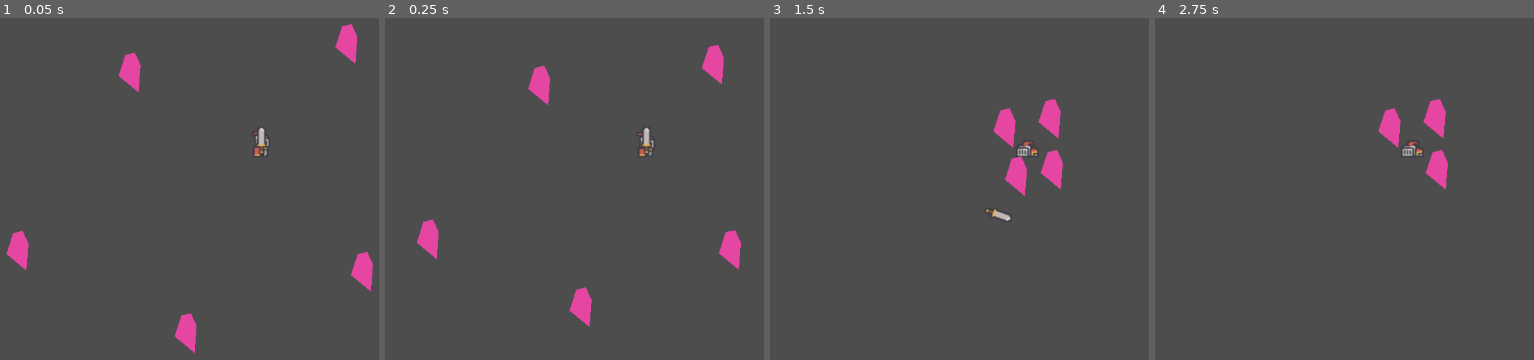
Above: before the commit, frames 1-4 (left to right).
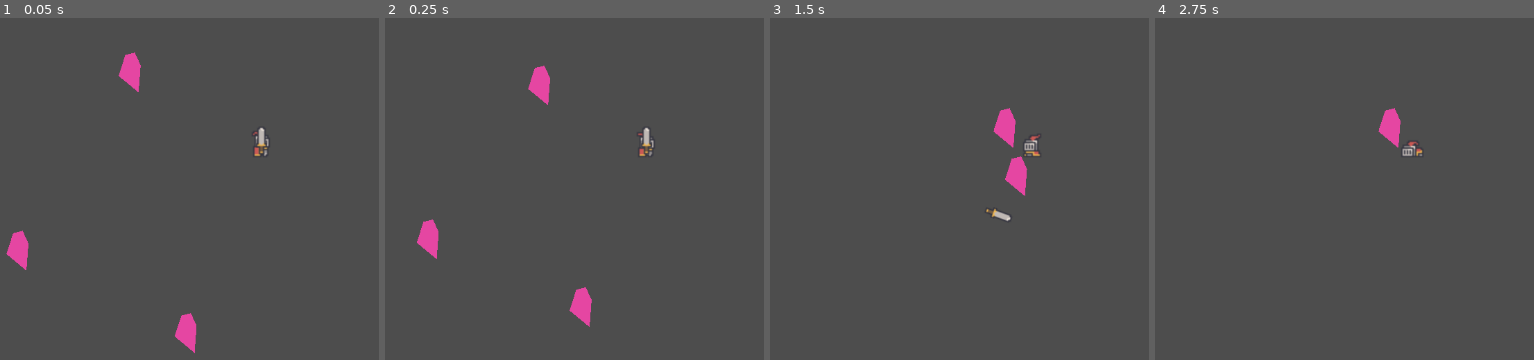
Above: after the commit, the same moments.

Repository: Shadowyish/fantasytss
Game: Godot game, scene res://Assets/Scenes/OvalForest.tscn
The game is run twice, just before and just after one commit, with the same random seed, the same clock (stepped at 60 frames per second) and the same inputs.
Inputs (mouse positions are in pixels of both pictures, inside the frame that each line leads up to):
- Up to frame 1 (0.05 s): no input
- Up to frame 2 (0.25 s): no input
- Up to frame 3 (1.5 s): move the mouse to (989, 230) at 0.52 s; hold Up (ui_up) from 0.53 s (still down); click (989, 230) at 0.6 s; move the mouse to (outside the picture) at 1.27 s; click (outside the picture) at 1.35 s
- Up to frame 4 (2.75 s): move the mouse to (1177, 72) at 2.02 s; release Up (ui_up) at 2.03 s; hold Left (ui_left) from 2.03 s (still down); click (1177, 72) at 2.1 s

The runs differ from the first frame. In frame 1, 0.9% of the frame differs, in the area x 88-99%, y 1-81%; in frame 2, 0.9%; in frame 3, 1.1%, in the area x 65-78%, y 23-50%; in frame 4, 0.9%.

Commit message:
fixed movement, attacks now can

Diff:
--- a/tss_godot/Assets/Prefabs/Skeleton.tscn
+++ b/tss_godot/Assets/Prefabs/Skeleton.tscn
@@ -8,6 +8,7 @@
 
 [node name="CharacterBody2D" type="CharacterBody2D" parent="."]
 script = ExtResource("1_ipft0")
+speed = 100.0
 
 [node name="CollisionShape2D" type="CollisionShape2D" parent="CharacterBody2D"]
 shape = SubResource("CapsuleShape2D_cddcy")
--- a/tss_godot/Assets/Prefabs/Warrior.tscn
+++ b/tss_godot/Assets/Prefabs/Warrior.tscn
@@ -333,6 +333,10 @@
 
 [node name="CharacterBody2D" type="CharacterBody2D" parent="." node_paths=PackedStringArray("cur_weapon") groups=["Player"]]
 script = ExtResource("1_bbnkl")
+speed = 100.0
+health = 100
+attack_speed = 1
+mana = 1
 cur_weapon = NodePath("Sword")
 
 [node name="CollisionShape2D" type="CollisionShape2D" parent="CharacterBody2D" groups=["Player"]]
--- a/tss_godot/Assets/Scenes/OvalForest.tscn
+++ b/tss_godot/Assets/Scenes/OvalForest.tscn
@@ -18,9 +18,3 @@
 
 [node name="Skeleton3" parent="." instance=ExtResource("2_jbux8")]
 position = Vector2(-179, 81)
-
-[node name="Skeleton4" parent="." instance=ExtResource("2_jbux8")]
-position = Vector2(77, 98)
-
-[node name="Skeleton5" parent="." instance=ExtResource("2_jbux8")]
-position = Vector2(66, -74)
--- a/tss_godot/Assets/Scripts/EnemyController.gd
+++ b/tss_godot/Assets/Scripts/EnemyController.gd
@@ -1,6 +1,6 @@
 extends CharacterBody2D
 
-@export var speed: float = 100.0
+@export var speed: float = 1.0
 @export var damage: int = 10  # Damage dealt when colliding with the player
 @export var hp: int = 10
 @export var score: int = 10
@@ -15,19 +15,22 @@
 	player = GameManager.player
 
 func _physics_process(delta):
-	if player:
-		var direction = (player.global_position - global_position).normalized()
-		# Move towards the player
-		velocity = direction * speed * delta
-		var collision = move_and_collide(velocity)
+	if not player:
+		push_error("Enemy could not find player. Make sure GameManager has valid player instance.")
+		return
+	if is_dead:
+		return
 
-		#Do damage if we collided with the player
-		if collision:
-			var body = collision.get_collider()
-			if body.is_in_group("Player"):
-				body.take_damage(damage)
-	else:
-		push_error("Enemy could not find player. Make sure GameManager has valid player instance.")
+	var direction = (player.global_position - global_position).normalized()
+	# Move towards the player
+	velocity = direction * speed * delta
+	var collision = move_and_collide(velocity)
+
+	#Do damage if we collided with the player
+	if collision:
+		var body = collision.get_collider()
+		if body.is_in_group("Player"):
+			body.take_damage(damage)
 
 func take_damage(dmg: int):
 	if is_dead:
--- a/tss_godot/Assets/Scripts/PlayerController.gd
+++ b/tss_godot/Assets/Scripts/PlayerController.gd
@@ -42,12 +42,15 @@
 	var input_vector = Vector2.ZERO
 	# Get movement input then normalize to prevent speed boost
 	input_vector = Vector2(
-		Input.get_action_strength("ui_right") - Input.get_action_strength("ui_left"),
-		Input.get_action_strength("ui_down") - Input.get_action_strength("ui_up")
+		Input.get_action_strength("right") - Input.get_action_strength("left"),
+		Input.get_action_strength("down") - Input.get_action_strength("up")
 	).normalized()
 
 	velocity = input_vector * speed * delta
-	move_and_slide()
+	var collision = move_and_collide(velocity)
+	if collision:
+		#TODO Implement character hit logic
+		pass
 
 	# Get rotation direction
 	if GameManager.input_type == GameManager.ControlType.MOUSE_KEYBOARD:
@@ -66,7 +69,7 @@
 func _process(delta):
 	if is_dead:
 		return
-	if Input.is_action_just_pressed("ui_attack"):
+	if Input.is_action_just_pressed("attack") and not is_attacking:
 		use_weapon()
 
 func take_damage(damage: int):
--- a/tss_godot/Assets/Scripts/Sword.gd
+++ b/tss_godot/Assets/Scripts/Sword.gd
@@ -26,7 +26,7 @@
 	tween.set_parallel()
 	tween.tween_property(self, "rotation", rotation + 0.5, 0.5)
 	tween.tween_property(self, "rotation", rotation - 0.5, 0.5)
-
+	await(tween.finished)
 	emit_signal("attack_finished")
 
 func _on_body_entered(body):
--- a/tss_godot/project.godot
+++ b/tss_godot/project.godot
@@ -21,16 +21,60 @@
 
 [input]
 
-ui_attack={
+attack={
 "deadzone": 0.5,
 "events": [Object(InputEventMouseButton,"resource_local_to_scene":false,"resource_name":"","device":-1,"window_id":0,"a …(253 unchanged characters)…
 , null, Object(InputEventJoypadButton,"resource_local_to_scene":false,"resource_name":"","device":-1,"button_index":16,"pressure":0.0,"pressed":false,"script":null)
 ]
 }
-ui_special={
+special={
 "deadzone": 0.5,
 "events": [Object(InputEventMouseButton,"resource_local_to_scene":false,"resource_name":"","device":-1,"window_id":0,"a …(253 unchanged characters)…
 , Object(InputEventJoypadButton,"resource_local_to_scene":false,"resource_name":"","device":-1,"button_index":17,"pressure":0.0,"pressed":false,"script":null)
+]
+}
+left={
+"deadzone": 0.5,
+"events": [Object(InputEventKey,"resource_local_to_scene":false,"resource_name":"","device":-1,"window_id":0,"alt_pressed":false,"shift_pressed":false,"ctrl_pressed":false,"meta_pressed":false,"pressed":false,"keycode":0,"physical_keycode":65,"key_label":0,"unicode":97,"echo":false,"script":null)
+, Object(InputEventJoypadMotion,"resource_local_to_scene":false,"resource_name":"","device":-1,"axis":0,"axis_value":-1.0,"script":null)
+]
+}
+right={
+"deadzone": 0.5,
+"events": [Object(InputEventKey,"resource_local_to_scene":false,"resource_name":"","device":-1,"window_id":0,"alt_pressed":false,"shift_pressed":false,"ctrl_pressed":false,"meta_pressed":false,"pressed":false,"keycode":0,"physical_keycode":68,"key_label":0,"unicode":100,"echo":false,"script":null)
+, Object(InputEventJoypadMotion,"resource_local_to_scene":false,"resource_name":"","device":-1,"axis":0,"axis_value":1.0,"script":null)
+]
+}
+up={
+"deadzone": 0.5,
+"events": [Object(InputEventKey,"resource_local_to_scene":false,"resource_name":"","device":-1,"window_id":0,"alt_pressed":false,"shift_pressed":false,"ctrl_pressed":false,"meta_pressed":false,"pressed":false,"keycode":0,"physical_keycode":87,"key_label":0,"unicode":119,"echo":false,"script":null)
+, Object(InputEventJoypadMotion,"resource_local_to_scene":false,"resource_name":"","device":-1,"axis":1,"axis_value":-1.0,"script":null)
+]
+}
+down={
+"deadzone": 0.5,
+"events": [Object(InputEventKey,"resource_local_to_scene":false,"resource_name":"","device":-1,"window_id":0,"alt_pressed":false,"shift_pressed":false,"ctrl_pressed":false,"meta_pressed":false,"pressed":false,"keycode":0,"physical_keycode":83,"key_label":0,"unicode":115,"echo":false,"script":null)
+, Object(InputEventJoypadMotion,"resource_local_to_scene":false,"resource_name":"","device":-1,"axis":1,"axis_value":1.0,"script":null)
+]
+}
+right_stick_left={
+"deadzone": 0.5,
+"events": [Object(InputEventJoypadMotion,"resource_local_to_scene":false,"resource_name":"","device":-1,"axis":2,"axis_value":-1.0,"script":null)
+]
+}
+right_stick_right={
+"deadzone": 0.5,
+"events": [Object(InputEventJoypadMotion,"resource_local_to_scene":false,"resource_name":"","device":-1,"axis":2,"axis_value":1.0,"script":null)
+]
+}
+right_stick_up={
+"deadzone": 0.5,
+"events": [Object(InputEventJoypadMotion,"resource_local_to_scene":false,"resource_name":"","device":-1,"axis":3,"axis_value":-1.0,"script":null)
+]
+}
+right_stick_down={
+"deadzone": 0.5,
+"events": [Object(InputEventJoypadMotion,"resource_local_to_scene":false,"resource_name":"","device":-1,"axis":3,"axis_value":1.0,"script":null)
 ]
 }
 
